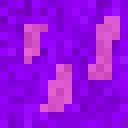
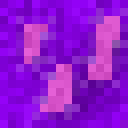
Comparing the layer stacks of the two 128x128 images. Changes:
renamed "Layer 0 copy" to "Layer 1", moved it above "Hue/Saturation 1", painted on it over [0,0,128,128]
painted on "Hue/Saturation 1", unmasked it over [0,0,128,128]
